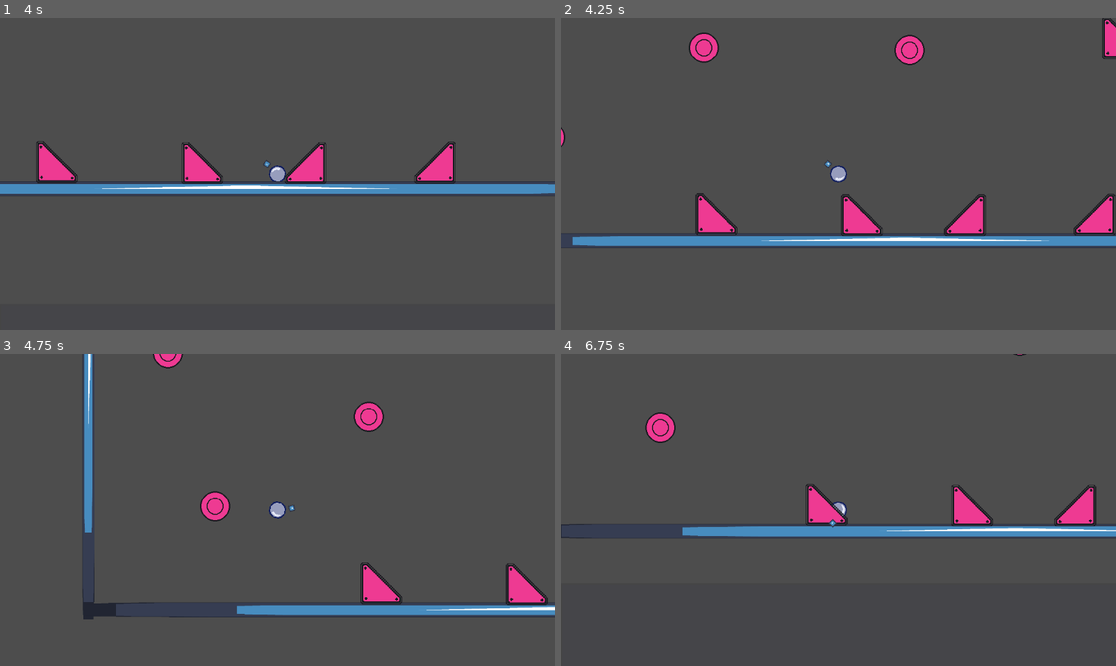
Above: before the commit, frames 1-4 (two rows, left to right).
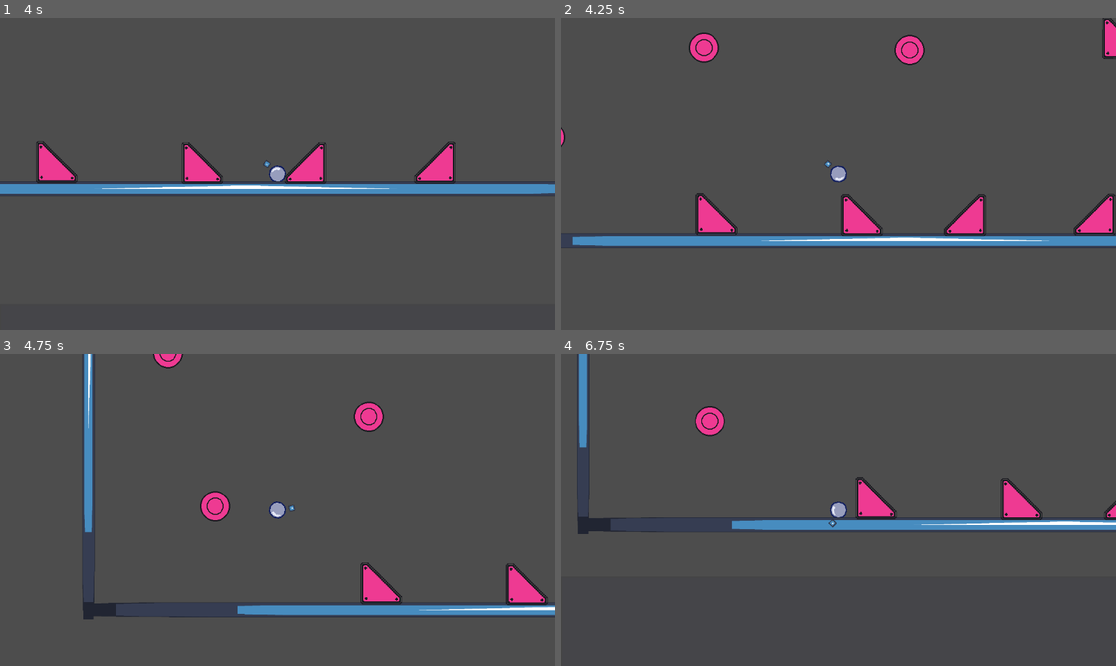
Above: after the commit, the same moments.

Repository: HjalteTagmose/Winball
Game: Godot game, scene res://scenes/TestScene.tscn
Same seed, same stepped clock (60 frames per second), same inputs: the game is played once before the commit and once after it. The engine's default icon, where the game draws it, is replaced by a stand-in: a white triangle on a blue panel in a dark square.
Inputs (mouse positions are in pixels of both pictures, inside the frame that each line leads up to):
- Up to frame 1 (4 s): tap Enter (ui_accept) at 0.5, 0.77, 1.25, 1.52, 2, 2.75, 3.02, 3.5, 3.77 s; move the mouse to (249, 236) at 0.52 s; tap S (aim_down) at 0.6 s; move the mouse to (444, 220) at 1.27 s; tap A (aim_left) at 1.35 s; move the mouse to (111, 127) at 2.02 s; tap D (aim_right) at 2.1 s; move the mouse to (305, 174) at 2.77 s; tap W (aim_up) at 2.85 s; move the mouse to (194, 96) at 3.52 s; tap Space (launch) at 3.6 s
- Up to frame 2 (4.25 s): no input
- Up to frame 3 (4.75 s): move the mouse to (399, 494) at 4.27 s; tap S (aim_down) at 4.35 s; tap Enter (ui_accept) at 4.52 s
- Up to frame 4 (6.75 s): move the mouse to (727, 525) at 5.02 s; tap A (aim_left) at 5.1 s; move the mouse to (894, 441) at 5.77 s; tap D (aim_right) at 5.85 s; tap Enter (ui_accept) at 6.02 s; move the mouse to (810, 572) at 6.52 s; tap W (aim_up) at 6.6 s

Frame 1 is identical in both runs. In frame 2, 0.2% of the frame differs, in the area x 0-100%, y 0-74%; in frame 3, 0.2%; in frame 4, 8.3%, in the area x 0-100%, y 0-60%.

Commit message:
fixed walls on flat bumper

Diff:
--- a/prefabs/Room props/flat_bumper_walls.tscn
+++ b/prefabs/Room props/flat_bumper_walls.tscn
@@ -18,8 +18,12 @@
 b = Vector2(-1, -3)
 
 [sub_resource type="SegmentShape2D" id="SegmentShape2D_gyfg6"]
-a = Vector2(0, -65)
-b = Vector2(11, -67)
+a = Vector2(0, 10)
+b = Vector2(0, -65)
+
+[sub_resource type="SegmentShape2D" id="SegmentShape2D_y5uss"]
+a = Vector2(0, -66)
+b = Vector2(12, -66)
 
 [node name="FlatBumper Walls" type="StaticBody2D"]
 
@@ -55,4 +59,4 @@
 
 [node name="Side Wall corner" type="CollisionShape2D" parent="."]
 position = Vector2(-86, -119)
-shape = SubResource("SegmentShape2D_gyfg6")
+shape = SubResource("SegmentShape2D_y5uss")
--- a/prefabs/Rooms/starting_room.tscn
+++ b/prefabs/Rooms/starting_room.tscn
@@ -187,3 +187,5 @@
 
 [node name="BasicBumper10" parent="Props" instance=ExtResource("5_3bafk")]
 position = Vector2(669, -947)
+
+[editable path="Props/BasicBumper"]
Not shown: 1 places in prefabs/Room props/flat_bumper_walls.tscn that only renumber resources
Not shown: 1 places in prefabs/Rooms/starting_room.tscn that only renumber resources
Not shown: 1 places in prefabs/room.tscn that only renumber resources
Not shown: 1 places in scenes/TestScene.tscn that only renumber resources
